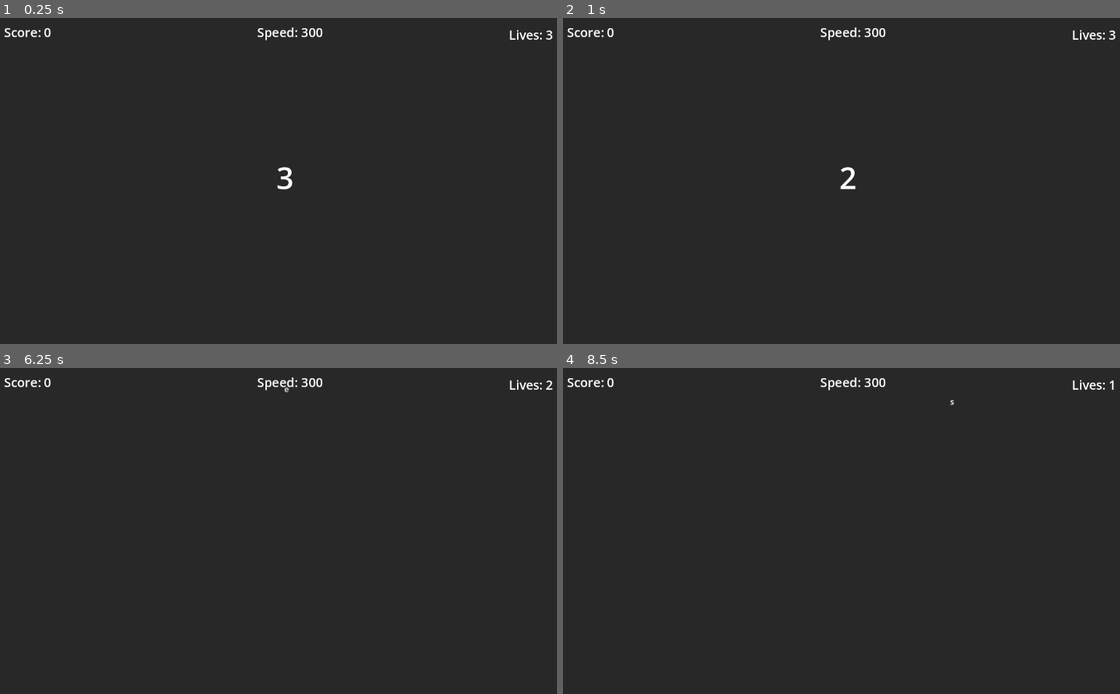
Above: before the commit, frames 1-4 (two rows, left to right).
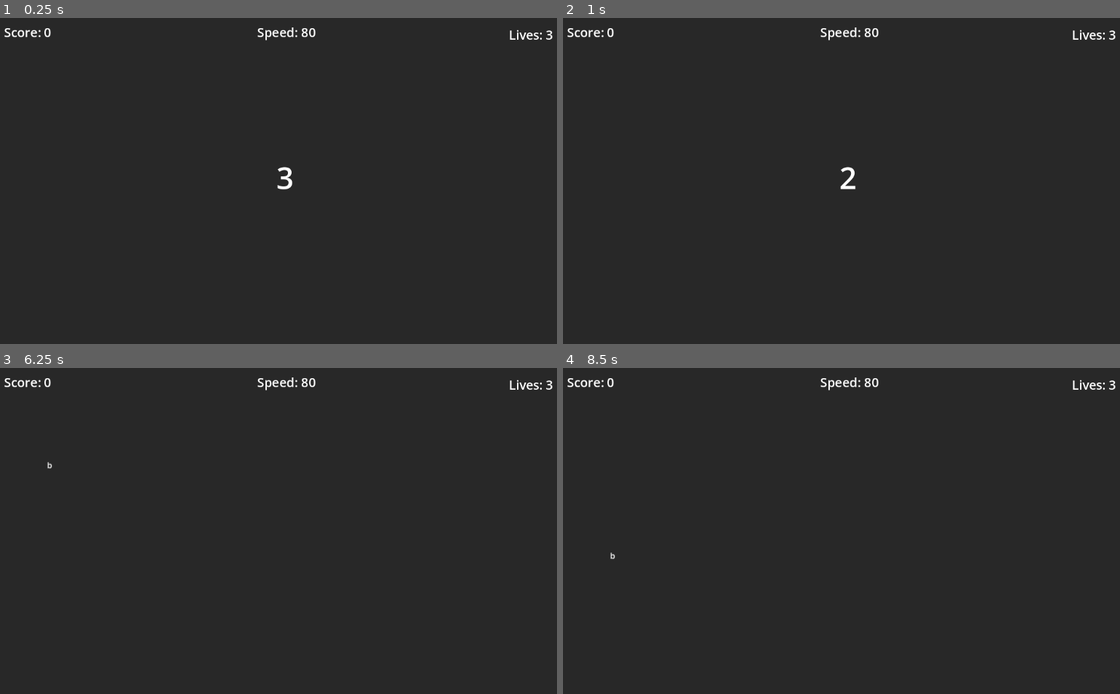
Above: after the commit, the same moments.

Repository: Sneakyweasel90/TypeDropper_Godot
Game: Godot game, scene res://scenes/SingleDropper.tscn
The game is run twice, just before and just after one commit, with the same random seed, the same clock (stepped at 60 frames per second) and the same inputs. This scene is started directly instead of the project's main scene.
Inputs (mouse positions are in pixels of both pictures, inside the frame that each line leads up to):
- Up to frame 1 (0.25 s): no input
- Up to frame 2 (1 s): tap Enter at 0.5 s; move the mouse to (975, 164) at 0.52 s; tap Backspace at 0.6 s; click (975, 164) at 0.67 s
- Up to frame 3 (6.25 s): tap Space at 1.25, 3.5 s; move the mouse to (167, 547) at 1.27 s; tap Backspace every 0.75 s from 1.35 to 5.85 s; click (167, 547) at 1.42 s; move the mouse to (339, 459) at 2.02 s; click (339, 459) at 2.17 s; tap Enter at 2.75, 5 s; move the mouse to (256, 596) at 2.77 s; click (256, 596) at 2.92 s; move the mouse to (456, 579) at 3.52 s; click (456, 579) at 3.67 s; move the mouse to (111, 482) at 4.27 s; click (111, 482) at 4.42 s; move the mouse to (311, 531) at 5.02 s; click (311, 531) at 5.17 s; move the mouse to (194, 449) at 5.77 s; click (194, 449) at 5.92 s
- Up to frame 4 (8.5 s): tap Space at 6.5 s; move the mouse to (975, 514) at 6.52 s; tap Backspace at 6.6, 7.35, 8.1 s; click (975, 514) at 6.67 s; move the mouse to (730, 547) at 7.27 s; click (730, 547) at 7.42 s; move the mouse to (902, 459) at 8.02 s; click (902, 459) at 8.17 s

The runs differ from the first frame. In frame 1, less than 0.1% of the frame differs, in the area x 54-58%, y 3-7%; in frame 2, less than 0.1%; in frame 3, less than 0.1%; in frame 4, less than 0.1%, in the area x 8-100%, y 3-59%.

Commit message:
changed speeds back

Diff:
--- a/type-dropper/scripts/SingleDropper.gd
+++ b/type-dropper/scripts/SingleDropper.gd
@@ -9,7 +9,7 @@
 var lives: int = 3
 var words: Array = []
 var current_input: String = ""
-var word_speed = 300
+var word_speed = 80
 var current_word: Node = null
 var game_running: bool = false
 var pause_menu: Node = null
--- a/type-dropper/scripts/Typedropper.gd
+++ b/type-dropper/scripts/Typedropper.gd
@@ -9,7 +9,7 @@
 var lives: int = 3
 var words: Array = []
 var current_input: String = ""
-var word_speed = 300
+var word_speed = 80
 var current_word: Node = null
 var game_running: bool = false
 var pause_menu: Node = null
